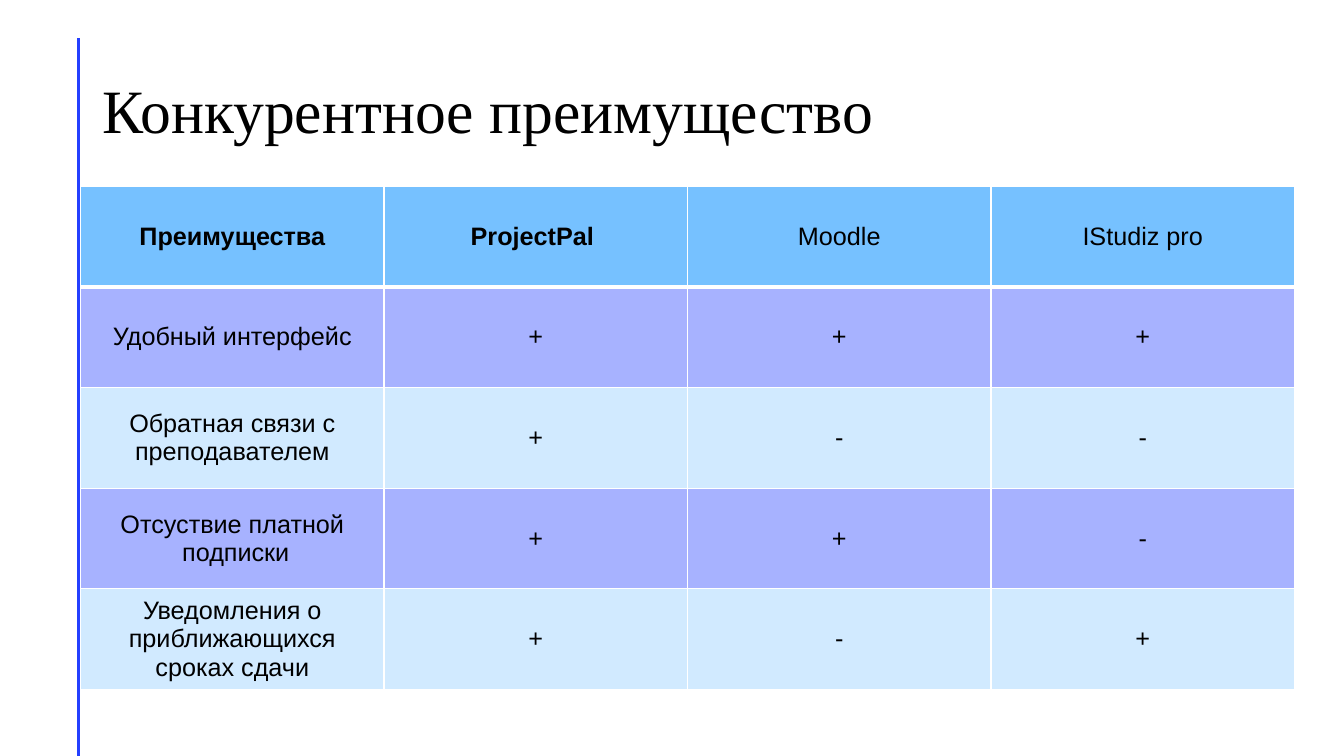
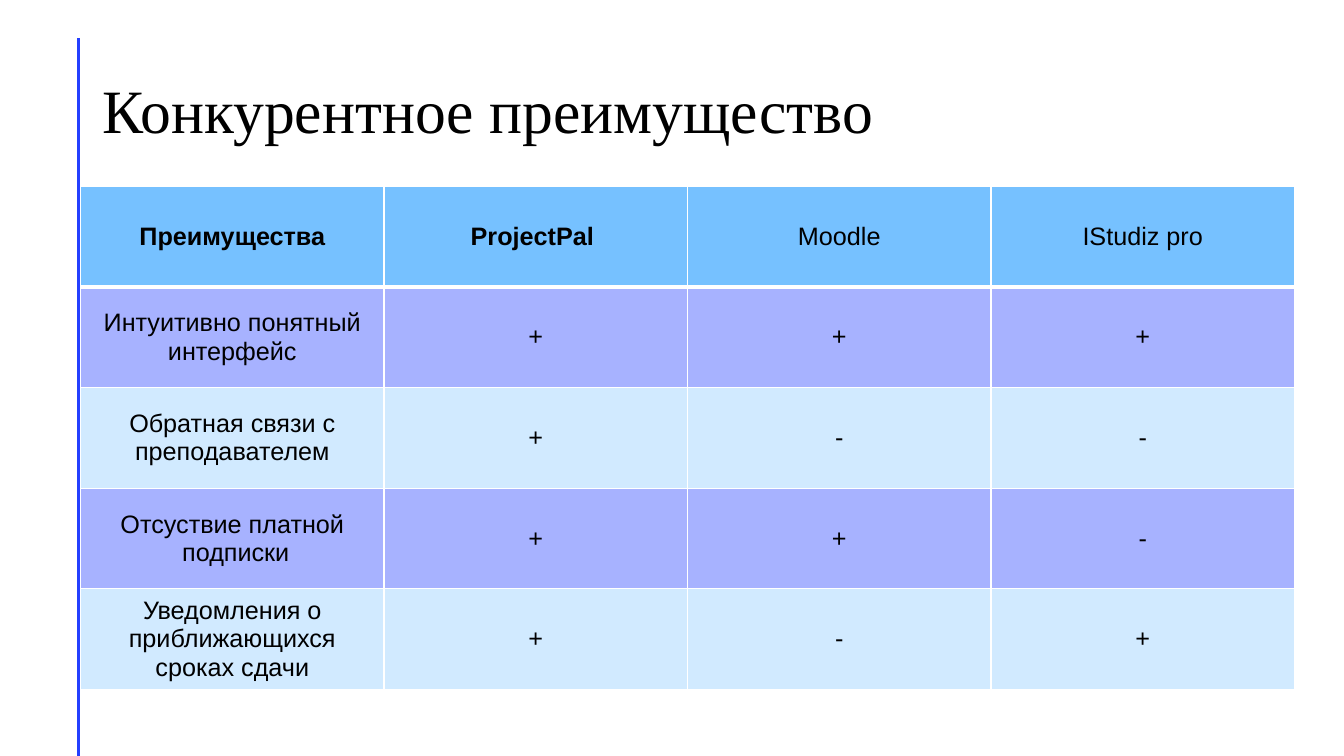
Before and after one commit to daniilShestopalov/Group_project_on_programming-_technologies-ProjectPal-, a slide deck: slide 12 of Documents/Презентация ProjectPal.pptx. Drawn at 1344x756 pixels with LibreOffice and Linux fonts; fonts in the diff are those of the drawing. Boxes give left, top, right and bottom in pixels: in the first picture for what was removed or moved away, otherwise in the second. Text is boxed around its words. In the diff, an @@ line names an element or a change of style, - is before the commit and + after.

```diff
--- a/Documents/Презентация ProjectPal.pptx
+++ b/Documents/Презентация ProjectPal.pptx
@@ table at [81,187,1295,691] @@
-row 2, column 1: Удобный интерфейс
+row 2, column 1: Интуитивно понятный интерфейс
```
